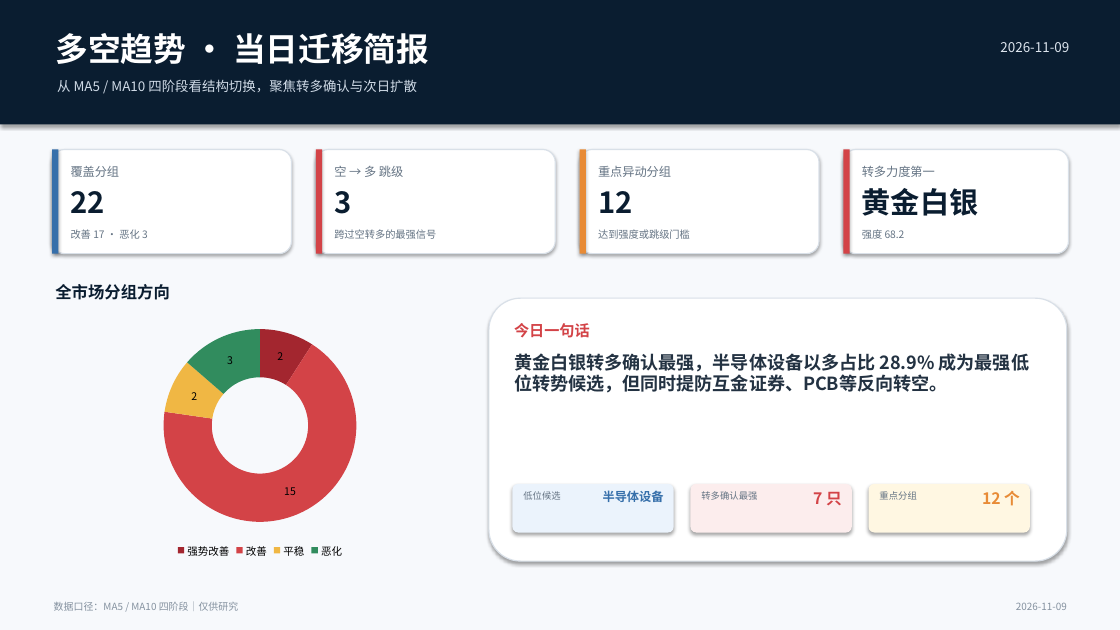
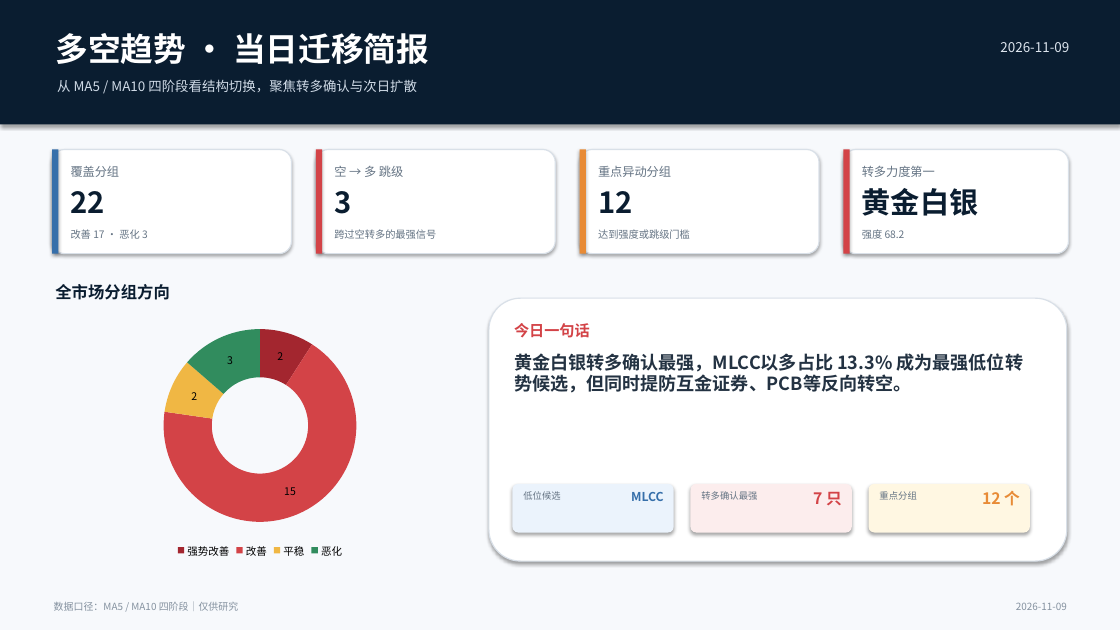
Before and after one commit to nancybhc/a-share-blast-lab, a slide deck: slide 1 of assets/多空阶段简报_2026-11-09.pptx. Drawn at 1120x630 pixels with LibreOffice and Linux fonts; fonts in the diff are those of the drawing. Boxes give left, top, right and bottom in pixels: in the first picture for what was removed or moved away, otherwise in the second. Text is boxed around its words. In the diff, an @@ line names an element or a change of style, - is before the commit and + after.

```diff
--- a/assets/多空阶段简报_2026-11-09.pptx
+++ b/assets/多空阶段简报_2026-11-09.pptx
@@ text at <box>514,353,1024,393</box>: text changed @@
-黄金白银转多确认最强，半导体设备以多占比 28.9% 成为最强低位转势候选，但同时提防互金证券、PCB等反向转空。
+黄金白银转多确认最强，MLCC以多占比 13.3% 成为最强低位转势候选，但同时提防互金证券、PCB等反向转空。
@@ text at <box>631,492,663,501</box>: text changed @@
-半导体设备
+MLCC
```
Also in this commit, not shown: 3 other slides changed, 13 other files.
